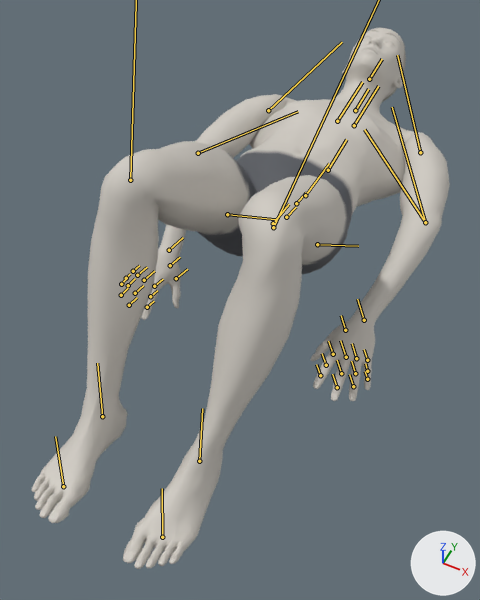
What one commit did to the glTF model exports/glute-bridge.glb.
Camera for both pictures: a camera (50 mm lens) standing at (0.442, -1.044, 1.19) and looking at (-0.003, -0.155, 0.079). The axes (+X, +Y, +Z) are drawn at lower right. The lights are the same throughout. The first picture is the older version. Both versions are drawn at frame 126 of the action 'glute-bridge'; the numbers are the values there. The bones that change, and the others that lie on the model, are drawn over the model as lines.
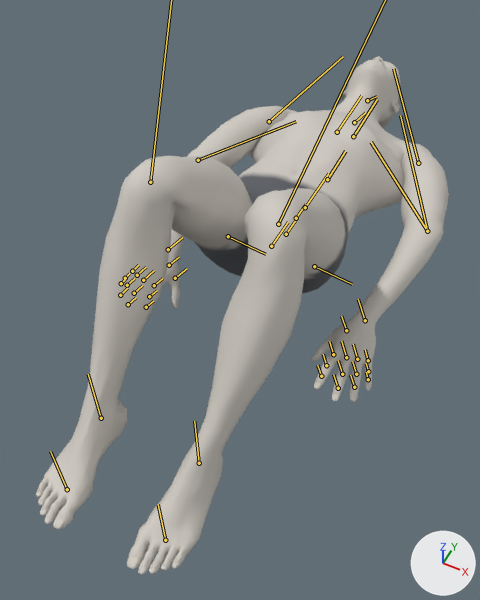
Location of each change, [x1, y1, x2, y2] in pixels of the pictures (480 x 600 px):
'Mesh_0', posed: before [32, 28, 450, 569]; after [36, 56, 449, 575]
bone 'pelvis', root to tip: before (273, 223) to (289, 204); after (271, 246) to (288, 222)
bone 'spine_02', root to tip: before (296, 203) to (306, 192); after (296, 218) to (305, 204)
bone 'spine_03', root to tip: before (305, 195) to (329, 163); after (305, 207) to (328, 173)
bone 'spine_04', root to tip: before (328, 170) to (346, 139); after (327, 179) to (345, 151)
bone 'upperarm_l', root to tip: before (420, 152) to (397, 55); after (418, 163) to (393, 68)
bone 'lowerarm_l', root to tip: before (425, 222) to (364, 129); after (427, 231) to (371, 142)
bone 'hand_l', root to tip: before (364, 320) to (357, 299); after (365, 320) to (358, 299)
bone 'upperarm_r', root to tip: before (268, 110) to (342, 42); after (269, 121) to (343, 56)
bone 'lowerarm_r', root to tip: before (198, 153) to (298, 111); after (198, 160) to (296, 121)
bone 'hand_r', root to tip: before (169, 250) to (183, 237); after (168, 249) to (182, 237)
bone 'neck_01', root to tip: before (355, 110) to (368, 89); after (354, 122) to (365, 112)
bone 'head', root to tip: before (369, 79) to (382, 59); after (367, 100) to (376, 96)
bone 'thigh_l', root to tip: before (317, 244) to (358, 246); after (314, 266) to (352, 284)
bone 'foot_l', root to tip: before (199, 461) to (202, 408); after (199, 463) to (194, 421)
bone 'thigh_r', root to tip: before (227, 214) to (276, 219); after (228, 236) to (265, 254)
bone 'foot_r', root to tip: before (102, 416) to (97, 363); after (101, 418) to (88, 374)

What the commit changed:
Bone 'pelvis' (bone_pelvis) moves from (-0.012, -0.801, 0.0) to (-0.01, -0.87, 0.0).
Bone 'pelvis' (bone_pelvis) turns from (0, 0, 98) to (0, 0, 90) degrees about its own x, y and z.
Bone 'spine_02' (bone_spine_02) turns from (0, 0, -4) to (0, 0, -1) degrees about its own x, y and z.
Bone 'spine_03' (bone_spine_03) turns from (0, 0, -4) to (0, 0, -1) degrees about its own x, y and z.
Bone 'spine_04' (bone_spine_04) turns from (0, 0, -8) to (0, 0, -4) degrees about its own x, y and z.
Bone 'upperarm_l' (bone_upperarm_l) turns from (-78, -123, 33) to (-81, -124, 35) degrees about its own x, y and z.
Bone 'lowerarm_l' (bone_lowerarm_l) turns from (4, -8, -20) to (9, -3, -18) degrees about its own x, y and z.
Bone 'hand_l' (bone_hand_l) turns from (-12, 49, 9) to (-21, 44, 4) degrees about its own x, y and z.
Bone 'upperarm_r' (bone_upperarm_r) turns from (78, 123, 33) to (81, 124, 35) degrees about its own x, y and z.
Bone 'lowerarm_r' (bone_lowerarm_r) turns from (-4, 8, -20) to (-9, 3, -18) degrees about its own x, y and z.
Bone 'hand_r' (bone_hand_r) turns from (12, -49, 9) to (21, -44, 4) degrees about its own x, y and z.
Bone 'neck_01' (bone_neck_01) turns from (0, 0, 0) to (0, 0, 16) degrees about its own x, y and z.
Bone 'head' (bone_head) turns from (0, 0, 0) to (0, 0, 8) degrees about its own x, y and z.
Bone 'thigh_l' (bone_thigh_l) turns from (-2, 0, 33) to (-3, 2, 48) degrees about its own x, y and z.
Bone 'calf_l' (bone_calf_l) turns from (-10, 5, -99) to (-8, 5, -99) degrees about its own x, y and z.
Bone 'foot_l' (bone_foot_l) turns from (11, -1, -22) to (8, 3, -39) degrees about its own x, y and z.
Bone 'thigh_r' (bone_thigh_r) turns from (2, 0, 33) to (3, -2, 48) degrees about its own x, y and z.
Bone 'calf_r' (bone_calf_r) turns from (10, -5, -99) to (8, -5, -99) degrees about its own x, y and z.
Bone 'foot_r' (bone_foot_r) turns from (-11, 1, -22) to (-8, -3, -39) degrees about its own x, y and z.
